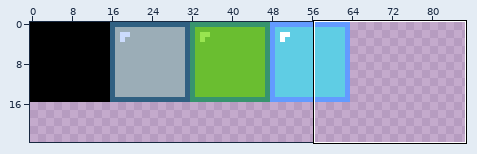
Edited in one commit: pixel-art file (assets/grid_tiles/grid_tiles.aseprite). The first picture is a wide view before the edit; the outline marks the close-up.
Close-up. Before:
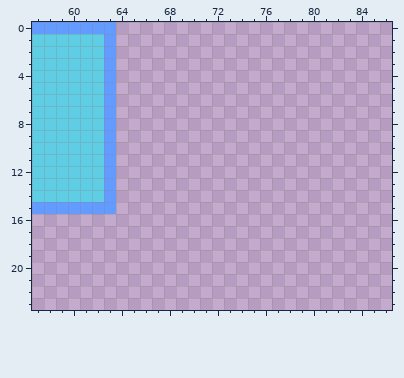
128x128 pixels, 1 frame. Shown: x 57..86, y 0..23. The wide view leaves out empty margins.
The result:
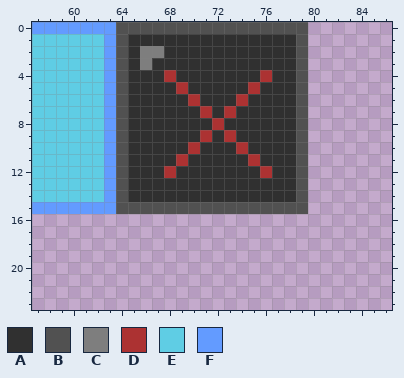
Palette (. is transparent): A #303030  B #515151  C #7e7e7e  D #ac3232  E #5fcde4  F #639bff
Diff:
y 0: x 64..79 ................ -> BBBBBBBBBBBBBBBB
y 1: x 64..79 ................ -> BAAAAAAAAAAAAAAB
y 2: x 64..79 ................ -> BACCAAAAAAAAAAAB
y 3: x 64..79 ................ -> BACAAAAAAAAAAAAB
y 4: x 64..79 ................ -> BAAADAAAAAAADAAB
y 5: x 64..79 ................ -> BAAAADAAAAADAAAB
y 6: x 64..79 ................ -> BAAAAADAAADAAAAB
y 7: x 64..79 ................ -> BAAAAAADADAAAAAB
y 8: x 64..79 ................ -> BAAAAAAADAAAAAAB
y 9: x 64..79 ................ -> BAAAAAADADAAAAAB
y 10: x 64..79 ................ -> BAAAAADAAADAAAAB
y 11: x 64..79 ................ -> BAAAADAAAAADAAAB
y 12: x 64..79 ................ -> BAAADAAAAAAADAAB
y 13..14: x 64..79 ................ -> BAAAAAAAAAAAAAAB
y 15: x 64..79 ................ -> BBBBBBBBBBBBBBBB
Changed places in both close-ups, as pixel boxes (x1, y1, x2, y2):
added: (116, 22, 308, 214)
